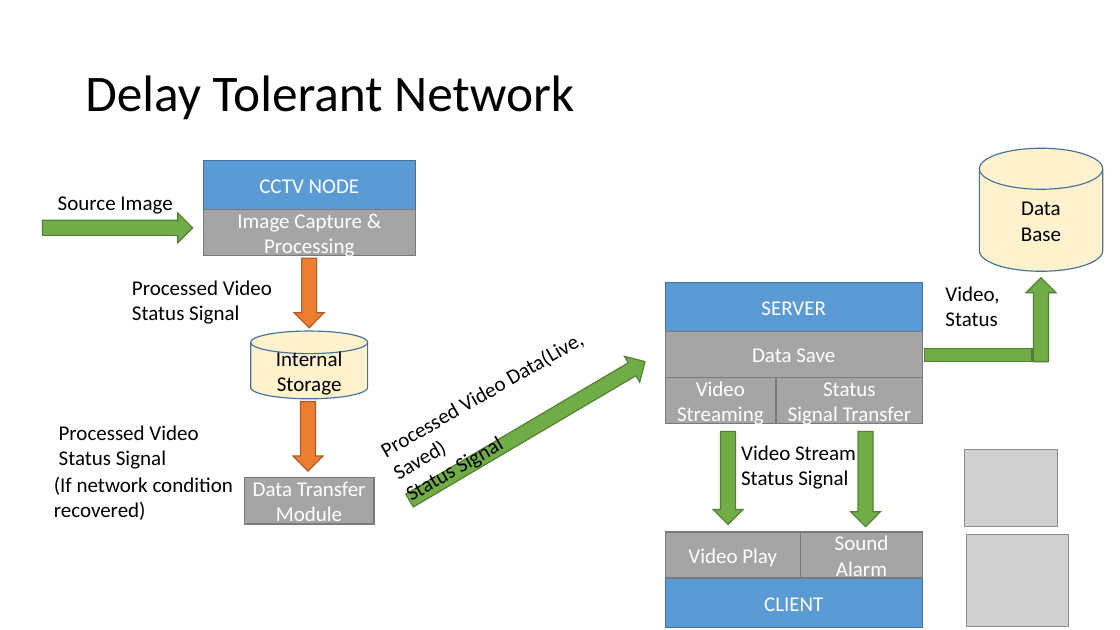
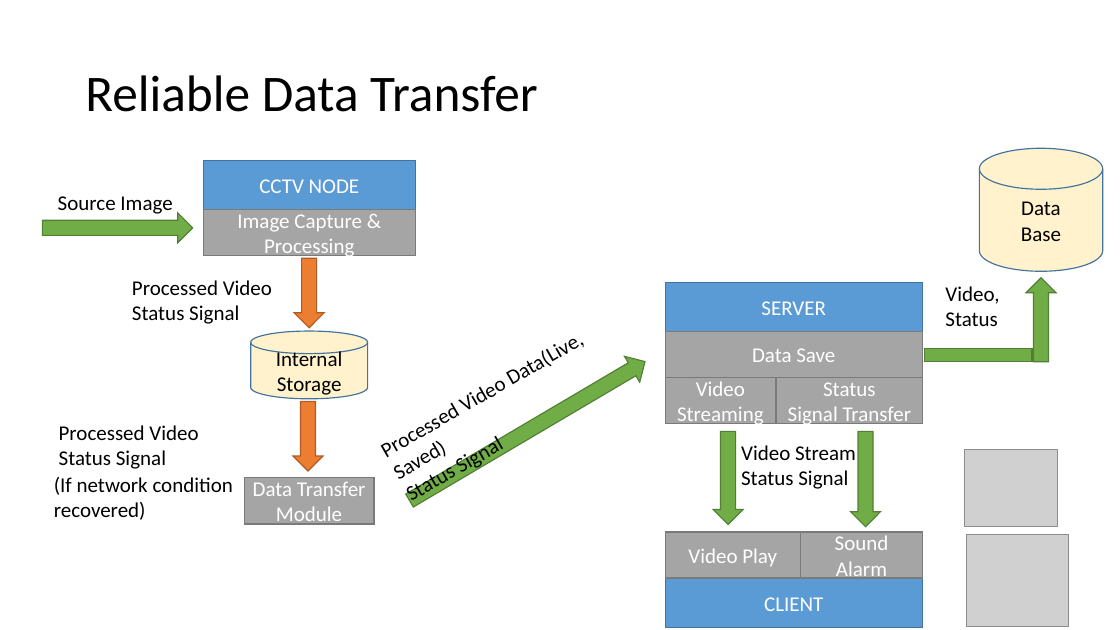
Before and after one commit to hwangdonghyun/system_design, a slide deck: slide 13 of ppt/system_flow_chart.pptx. Drawn at 1120x630 pixels with LibreOffice and Linux fonts; fonts in the diff are those of the drawing; grey boxes stand for pictures. Boxes give left, top, right and bottom in pixels: in the first picture for what was removed or moved away, otherwise in the second. Text is boxed around its words. In the diff, an @@ line names an element or a change of style, - is before the commit and + after.

```diff
--- a/ppt/system_flow_chart.pptx
+++ b/ppt/system_flow_chart.pptx
@@ title at (x1=85, y1=75, x2=538, y2=112): text changed @@
-Delay Tolerant Network
+Reliable Data Transfer
```
Also in this commit, not shown: 2 other slides changed.
